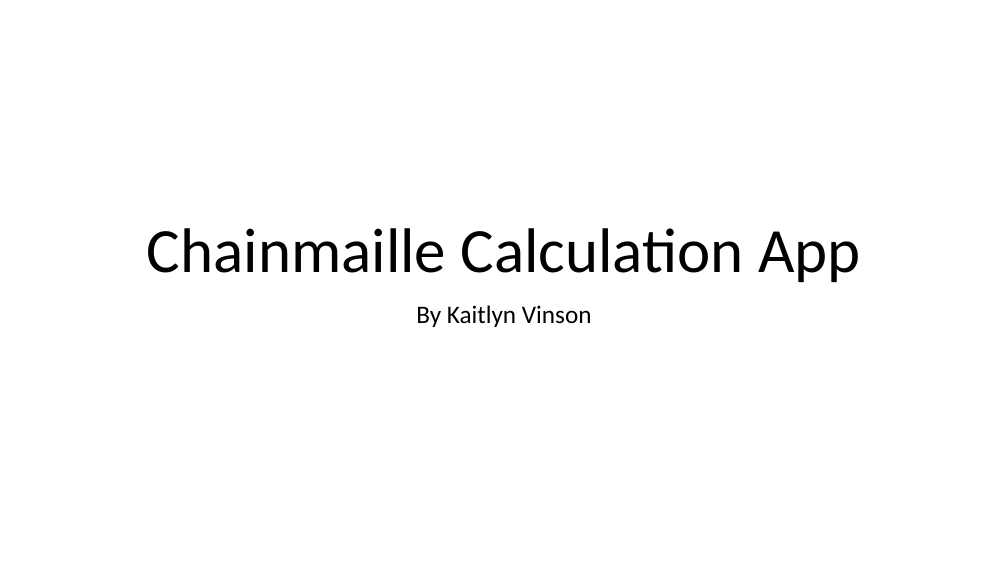
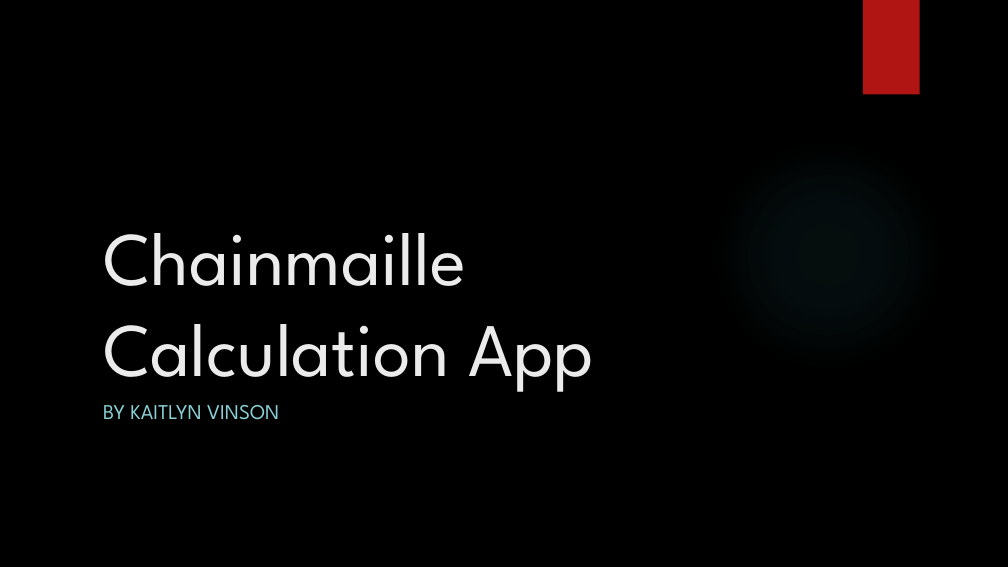
Before and after one commit to kate199696/SeniorProject, a slide deck: slide 1 of presentation/designpres.pptx. Drawn at 1008x567 pixels with LibreOffice and Linux fonts; fonts in the diff are those of the drawing; background and template pictures are left out. Boxes give left, top, right and bottom in pixels: in the first picture for what was removed or moved away, otherwise in the second. Text is boxed around its words. In the diff, an @@ line names an element or a change of style, - is before the commit and + after.

```diff
--- a/presentation/designpres.pptx
+++ b/presentation/designpres.pptx
@@ background #FFFFFF to picture (left out) @@
@@ rectangle added at (863, 0, 920, 95), fill #B01513 @@
@@ title "Chainmaille Calculation App": place and size @@
-title "Chainmaille Calculation App" at (147, 228, 861, 282)
+title "Chainmaille Calculation App" at (103, 233, 593, 392)
@@ title "Chainmaille Calculation App" at (103, 233, 593, 392): size 60 to 72 pt, font Calibri to League Spartan, text colour #000000 to #EBEBEB; alignment centre to left; line spacing 0.9 to 1 @@
@@ ellipse added at (712, 138, 944, 371), fill gradient #50B9C1 @@
@@ subtitle at (103, 405, 279, 420): text changed; size 24 to 20 pt; font Calibri to League Spartan; text colour #000000 to #8AD0D6 @@
-By Kaitlyn Vinson
+BY KAITLYN VINSON
```
Also in this commit, not shown: 10 other slides changed, 3 slides added, 3 other files.
